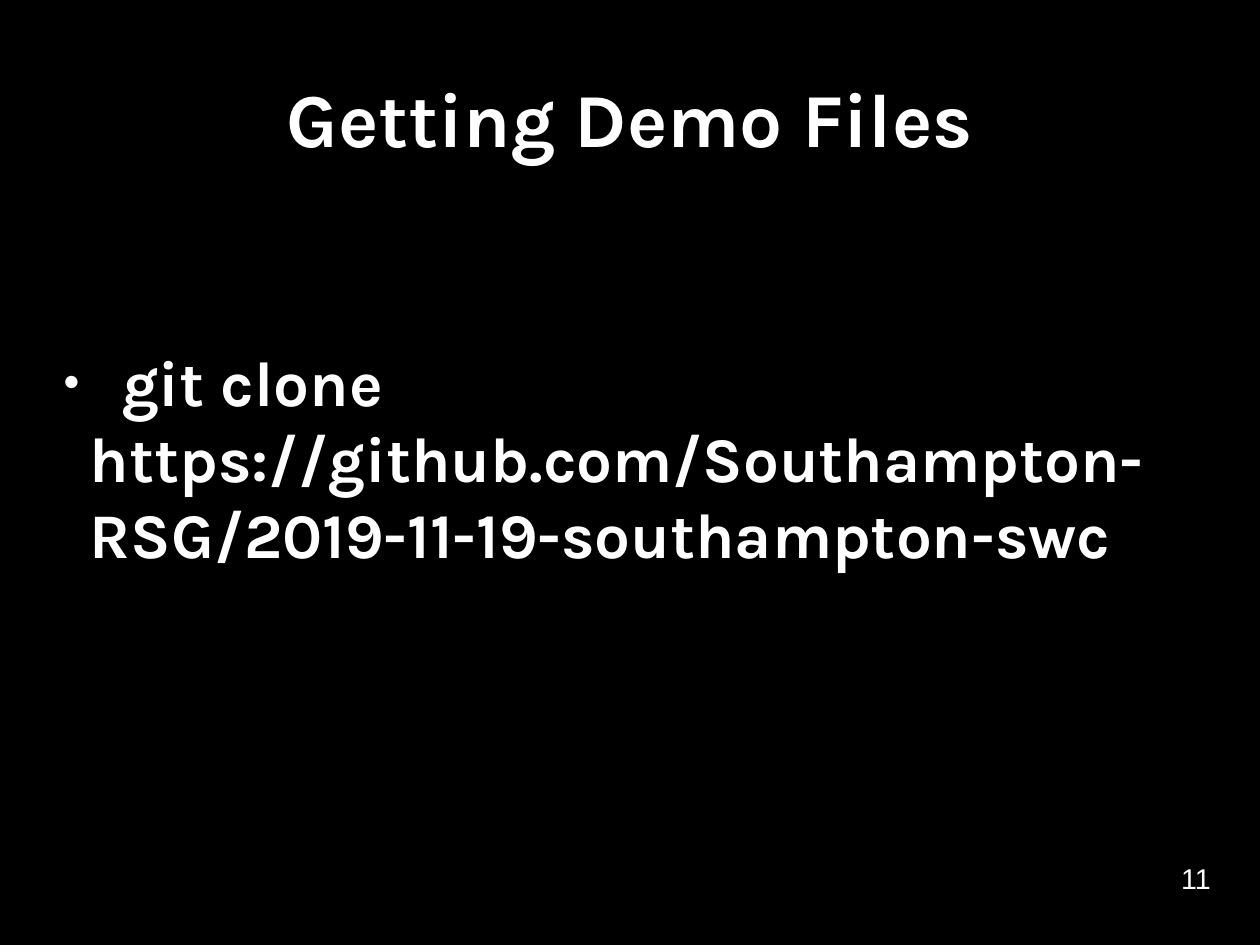
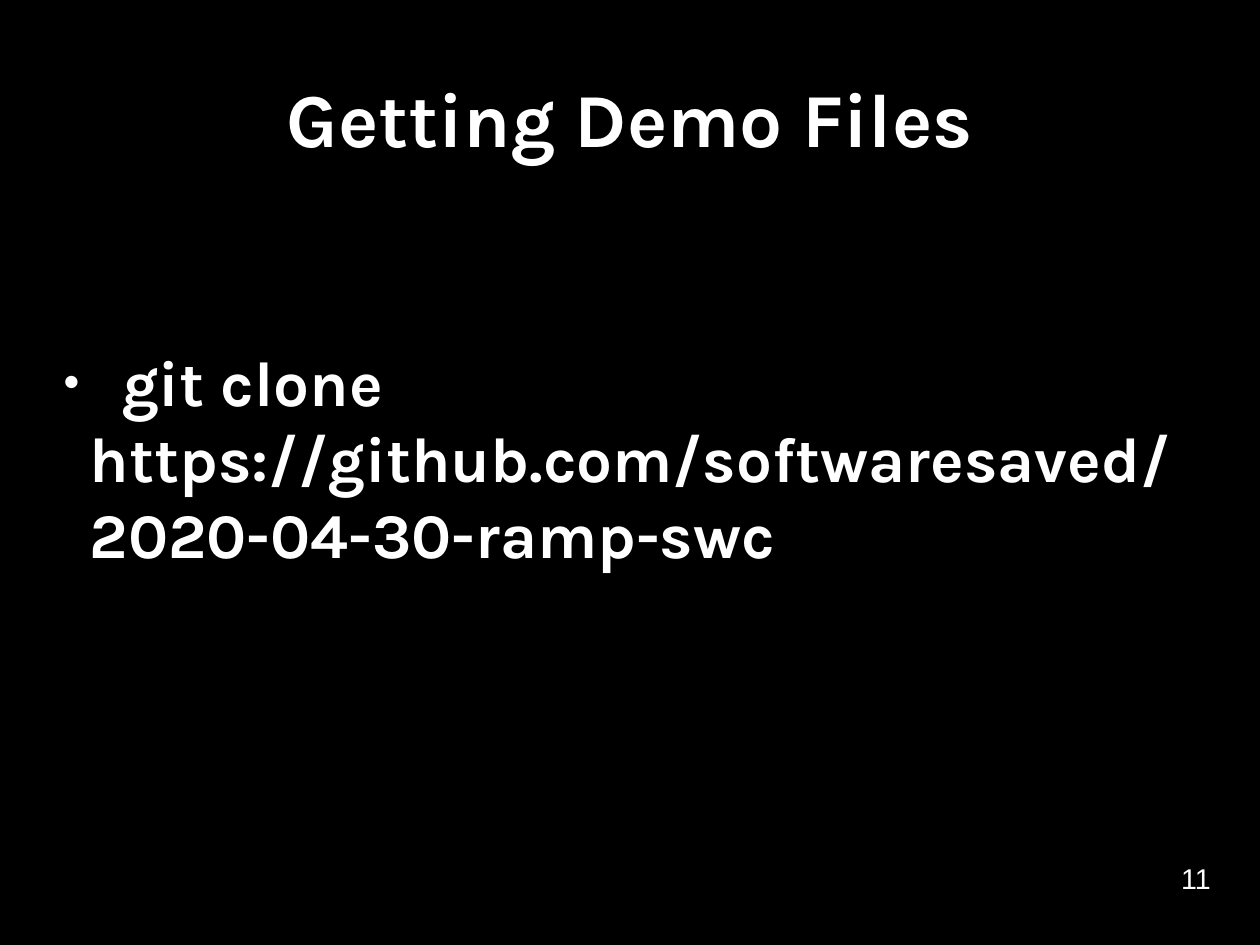
Before and after one commit to softwaresaved/2020-04-30-ramp-swc, a slide deck: slide 10 of novice/git/version-control-with-git-slides.odp. Drawn at 1260x945 pixels with LibreOffice and Linux fonts; fonts in the diff are those of the drawing. Boxes give left, top, right and bottom in pixels: in the first picture for what was removed or moved away, otherwise in the second. Text is boxed around its words. In the diff, an @@ line names an element or a change of style, - is before the commit and + after.

Commit message:
Updated slides

```diff
--- a/novice/git/version-control-with-git-slides.odp
+++ b/novice/git/version-control-with-git-slides.odp
@@ subtitle at <box>90,360,1170,573</box>: text changed @@
-● git clone https://github.com/Southampton-RSG/2019-11-19-southampton-swc
+● git clone https://github.com/softwaresaved/2020-04-30-ramp-swc
```
Also in this commit, not shown: 1 other slide changed, 2 other files.
